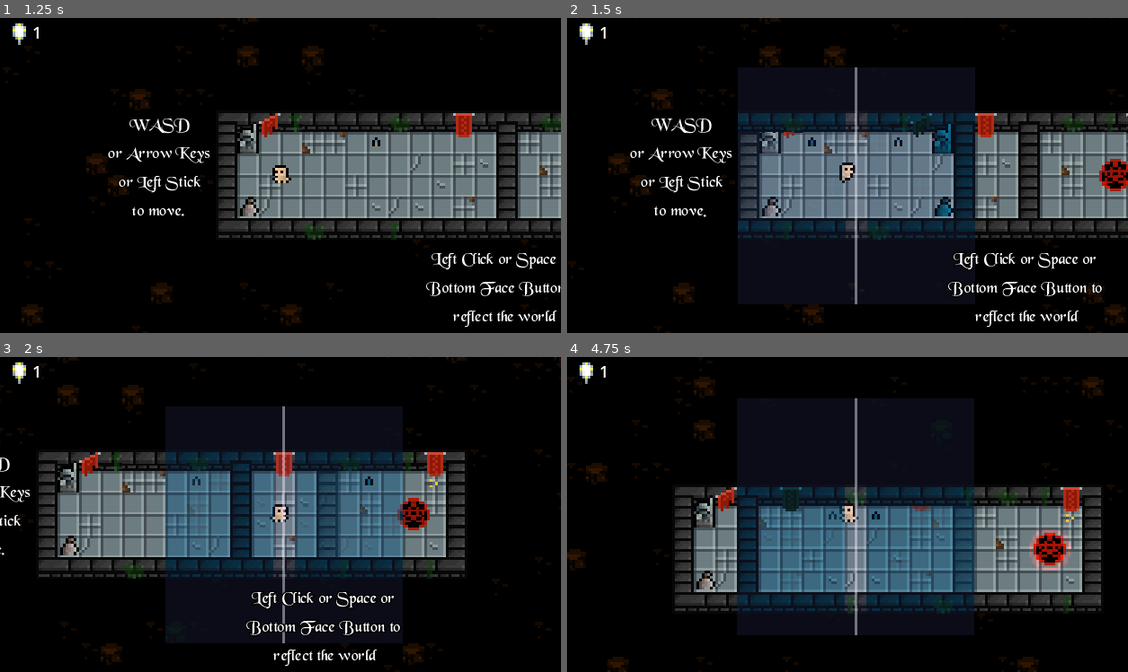
Above: before the commit, frames 1-4 (two rows, left to right).
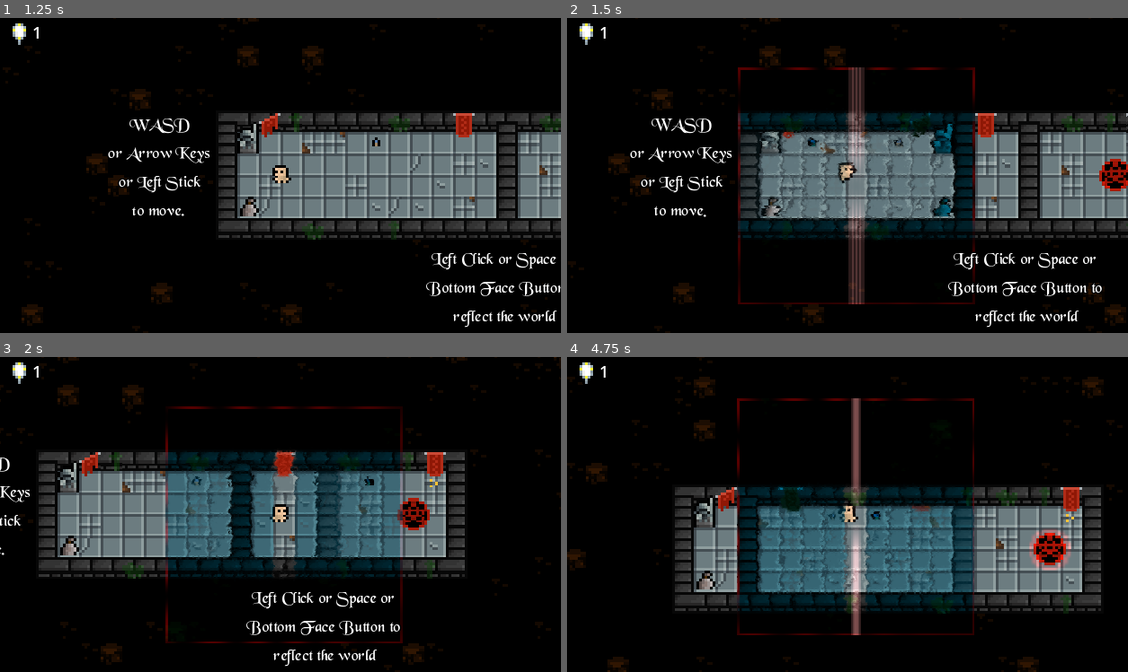
Above: after the commit, the same moments.

Repository: Medow3/Occulant
Game: Godot game, scene res://src/UI/main_menu/main_menu.tscn
Same seed, same stepped clock (60 frames per second), same inputs: the game is played once before the commit and once after it. The engine's default icon, where the game draws it, is replaced by a stand-in: a white triangle on a blue panel in a dark square.
Inputs (mouse positions are in pixels of both pictures, inside the frame that each line leads up to):
- Up to frame 1 (1.25 s): click "Play" at 0.5 s
- Up to frame 2 (1.5 s): move the mouse to (970, 159) at 1.27 s; hold D (Right) from 1.28 s (still down); click (970, 159) at 1.35 s
- Up to frame 3 (2 s): keep holding D (Right)
- Up to frame 4 (4.75 s): move the mouse to (735, 530) at 2.02 s; release D (Right) at 2.03 s; hold S (Down) 2.03-2.78 s; tap E (Redo) at 2.1 s; move the mouse to (903, 445) at 2.77 s; hold D (Right) 2.78-3.53 s; tap Space (Reflect) at 2.85 s; move the mouse to (819, 577) at 3.52 s; hold W (Up) 3.53-4.28 s; tap Q (Undo) at 3.6 s; tap Enter at 4.25 s; move the mouse to (1015, 561) at 4.27 s; hold A (Left) from 4.28 s (still down); click (1015, 561) at 4.35 s

Frame 1 is identical in both runs. In frame 2, 5.9% of the frame differs, in the area x 30-73%, y 15-91%; in frame 3, 3.7%; in frame 4, 4.7%.

Commit message:
Add reflection shader

Diff:
--- a/src/player/player.gd
+++ b/src/player/player.gd
@@ -10,7 +10,7 @@
 @export var preview_loop: SFXData
 @export var preview_loop_start: SFXData
 
-@onready var mirror_line: Line2D = $mirror_line
+# @onready var mirror_line: Line2D = $mirror_line
 @onready var square: Sprite2D = $square
 @onready var animation_handler = $animation_handler
 @onready var preview_tilemap: TileMap = $preview_tilemap
@@ -91,19 +91,20 @@
 		if reflection_direction.x != 0 and reflection_direction.y != 0:
 			reflection_direction.y = 0
 
-		mirror_line.visible = true
+		# mirror_line.visible = true
 		var player_map_grid_cords: Vector2i = tilemap.local_to_map(global_position)
-		mirror_line.global_position = tilemap.map_to_local(player_map_grid_cords)
-		mirror_line.global_rotation = atan2(reflection_direction.y, reflection_direction.x)
+		# mirror_line.global_position = tilemap.map_to_local(player_map_grid_cords)
+		# mirror_line.global_rotation = atan2(reflection_direction.y, reflection_direction.x)
 
 		square.visible = true
 		square.global_position = tilemap.map_to_local(player_map_grid_cords)
+		square.material.set_shader_parameter("warp_vertically", reflection_direction.y != 0)
 
 		preview_tilemap.visible = true
 		preview_tilemap_floor.visible = true
 		preview_reflection()
 	else:
-		mirror_line.visible = false
+		# mirror_line.visible = false
 		square.visible = false
 		preview_tilemap.visible = false
 		preview_tilemap_floor.visible = false
--- a/src/player/player.tscn
+++ b/src/player/player.tscn
@@ -24,7 +24,9 @@
 [ext_resource type="AudioStream" uid="uid://b3t8fr5m3chvg" path="res://assets/sfx/footstep_3.ogg" id="13_mbw0a"]
 [ext_resource type="PackedScene" uid="uid://ppwn5jrs1m3r" path="res://src/UI/pause_screen/pause_screen.tscn" id="17_pr2fb"]
 [ext_resource type="TileSet" uid="uid://qan6qtf41021" path="res://src/resources/preview_tileset.tres" id="19_r0xtv"]
+[ext_resource type="Shader" path="res://src/player/preview_square.gdshader" id="20_ypf5i"]
 [ext_resource type="Script" path="res://src/player/playerAnimationTree.gd" id="21_xa5p7"]
+[ext_resource type="Texture2D" uid="uid://b4bxn3nbyfled" path="res://assets/art/icon.svg" id="27_ionc2"]
 
 [sub_resource type="Resource" id="Resource_xodp2"]
 script = ExtResource("2_aeo80")
@@ -328,6 +330,27 @@
 
 [sub_resource type="RectangleShape2D" id="RectangleShape2D_mfd7n"]
 size = Vector2(5, 6)
+
+[sub_resource type="FastNoiseLite" id="FastNoiseLite_f7lr0"]
+
+[sub_resource type="NoiseTexture2D" id="NoiseTexture2D_2rb2v"]
+seamless = true
+noise = SubResource("FastNoiseLite_f7lr0")
+
+[sub_resource type="ShaderMaterial" id="ShaderMaterial_kvnio"]
+shader = ExtResource("20_ypf5i")
+shader_parameter/warp_tex_scale = Vector2(5, 1)
+shader_parameter/warp_intensity = 1.0
+shader_parameter/warp_time_scale = Vector2(0.1, 0.1)
+shader_parameter/block_width = 0.46
+shader_parameter/lump_width = 0.65
+shader_parameter/pulse_time_scale = 7.615
+shader_parameter/warp_vertically = true
+shader_parameter/radial_fade_start = 0.035
+shader_parameter/radial_fade_width = 0.195
+shader_parameter/border_color = Color(0.34902, 0, 0, 1)
+shader_parameter/mirror_line_color = Color(0.8, 0.5, 0.5, 1)
+shader_parameter/warp_tex = SubResource("NoiseTexture2D_2rb2v")
 
 [sub_resource type="Animation" id="Animation_aur25"]
 length = 0.001
@@ -963,9 +986,9 @@
 default_color = Color(1, 1, 1, 0.447059)
 
 [node name="square" type="Sprite2D" parent="."]
-visible = false
-modulate = Color(0.478431, 0.541176, 1, 0.0901961)
 z_index = 3
+texture_repeat = 2
+material = SubResource("ShaderMaterial_kvnio")
 scale = Vector2(11, 11)
 texture = ExtResource("4_bn2n5")
 
@@ -1002,3 +1025,8 @@
 z_index = 2
 tile_set = ExtResource("19_r0xtv")
 format = 2
+
+[node name="Icon" type="Sprite2D" parent="."]
+visible = false
+position = Vector2(-4, -3)
+texture = ExtResource("27_ionc2")
--- /dev/null
+++ b/src/player/preview_square.gdshader
@@ -0,0 +1,85 @@
+shader_type canvas_item;
+
+uniform sampler2D Screen : hint_screen_texture;
+uniform sampler2D warp_tex : source_color, repeat_enable;
+
+uniform vec2 warp_tex_scale = vec2(1.0, 1.0);
+uniform float warp_intensity = 1.0;
+uniform vec2 warp_time_scale = vec2(-.3, 0);
+
+uniform float block_width = 0.45;
+uniform float lump_width = 0.5;
+uniform float pulse_time_scale = 5;
+uniform bool warp_vertically = true;
+uniform float radial_fade_start = .1;
+uniform float radial_fade_width = .1;
+uniform vec4 border_color : source_color = vec4(0.3, 0.0, 0.0, 1.0);
+uniform vec4 mirror_line_color : source_color = vec4(0.8, 0.5, 0.5, 1.0);
+
+
+// Mathew's original modulate colour: 7a8aff17
+
+float lump(float x) {
+	return pow(sin(PI * x), lump_width);
+}
+
+float block(float x) {
+	return (abs(x-0.5) > block_width ? 0.0 : 1.0);
+}
+
+float outline(vec2 pos, float start, float stop) {
+	vec2 v = abs(pos - vec2(0.5));
+	if (v.x < start && v.y < start) return 0.0;
+	if (v.x > stop || v.y > stop) return 0.0;
+	return 1.0;
+}
+
+float radial_fade(vec2 pos, float start, float width) {
+	float radius = distance(pos, vec2(0.5));
+	if (radius < start) return 1.0;
+	if (radius > start + width) return 0.0;
+	return 0.5 * cos( PI / width * (radius - start) ) + 0.5;
+}
+
+float radial_fan(vec2 pos, float rot, float n) {
+	float angle = (atan(pos.y - 0.5, pos.x - 0.5) + PI) + rot;
+	return 0.5 * cos(angle * n) + 0.5;
+}
+
+float line(float x, float start, float width) {
+	if (x < start + 0.5 - width / 2.0 || x > start +0.5 + width / 2.0) return 0.0;
+	//return 0.5 * cos( TAU / width * (x - start - 0.5)) + 0.5;
+	return 1.0;
+}
+
+float dividers(float direction, float spread, float width, float speed) {
+	float d1 = line(direction, spread * 0.1 * fract(TIME * speed), width);
+	float d2 = line(direction, spread * -0.1 * fract(TIME * speed), width);
+	float d3 = line(direction, spread * 0.3 * fract(TIME * speed), width);
+	float d4 = line(direction, spread * -0.3 * fract(TIME * speed), width);
+	return (d1 + d2 + d3 + d4) / 4.0 * pow((0.5 * cos(TAU * (fract(TIME * speed) - 0.5)) + 0.5), .3);
+}
+
+void fragment() {
+
+	// Calculate warp value
+	vec4 warp_sampler = texture(warp_tex, (UV + TIME * warp_time_scale) * warp_tex_scale.x);
+	float warp_val = (warp_sampler.x - 0.5) * 2.0 * warp_intensity / 100.0;
+
+	float radial_fade_mask = (1.0 - radial_fade(UV,
+		radial_fade_start + 0.05 * sin(pulse_time_scale * TIME),
+		radial_fade_width));
+
+	float warp_mask = min(lump(UV.x), lump(UV.y)) * radial_fade_mask;
+
+	float divs = dividers(warp_vertically ? UV.y : UV.x, 0.1, 0.02, 0.5);
+
+	float ants = 0.5 * radial_fan(UV, 0.5 * TIME, 20.0) + 0.5 * radial_fan(UV, -.3 * TIME, 19.0);
+	ants *= outline(UV, 0.49, 0.50);
+
+	float warp_dir = float(warp_vertically);
+	COLOR = texture(Screen, SCREEN_UV +
+		vec2(warp_val * (1.0 - warp_dir), warp_val * warp_dir) * warp_mask)
+		+ vec4(ants, ants, ants, 0.0) * border_color
+		+ vec4(divs, divs, divs, 0.0) * mirror_line_color * radial_fade_mask;
+}
Not shown: 1 places in src/player/player.tscn that only renumber resources
